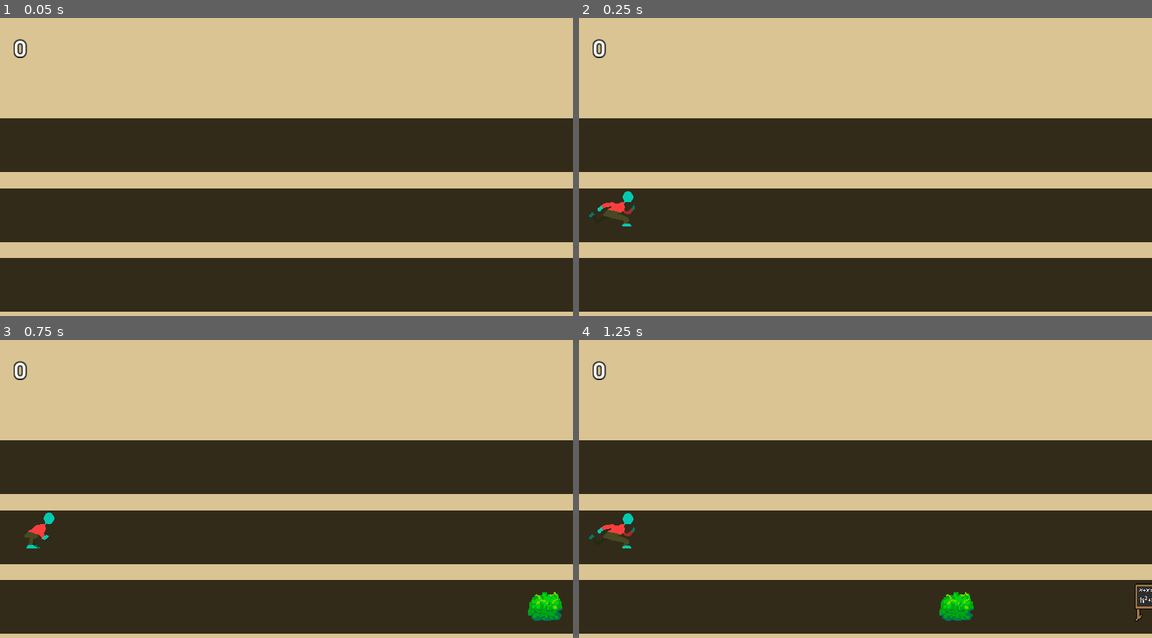
Above: before the commit, frames 1-4 (two rows, left to right).
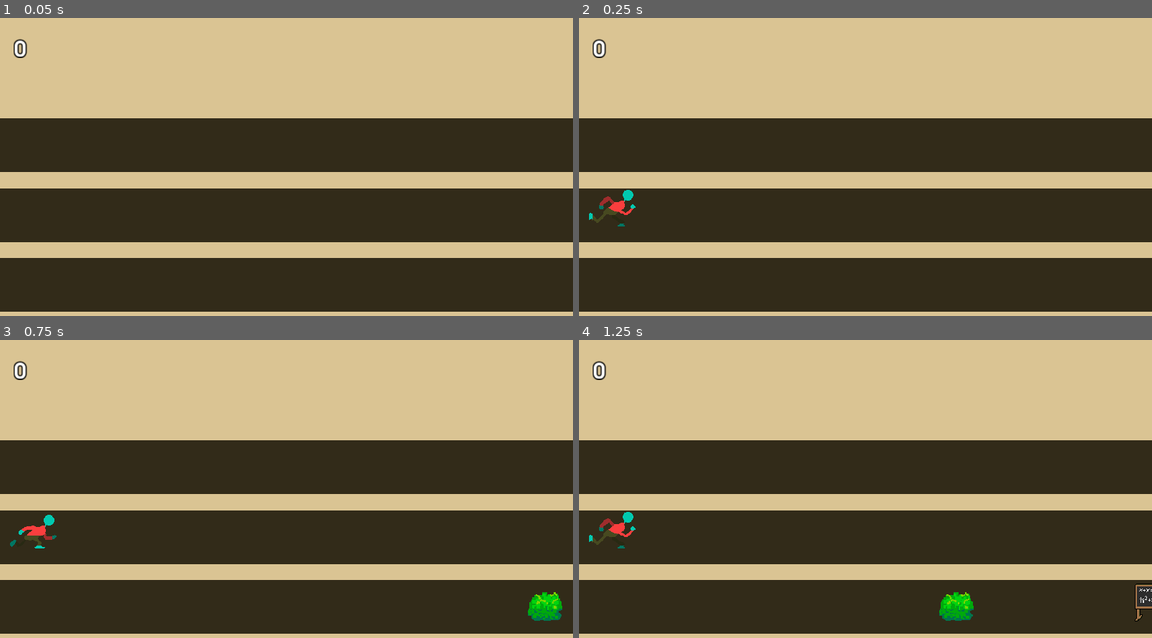
Above: after the commit, the same moments.

Repository: ayylol/ProjectTransitions
Game: Godot game, scene res://quiz_game/runner.tscn
The game is run twice, just before and just after one commit, with the same random seed, the same clock (stepped at 60 frames per second) and the same inputs. This scene is started directly instead of the project's main scene.
Inputs:
- Up to frame 1 (0.05 s): no input
- Up to frame 2 (0.25 s): no input
- Up to frame 3 (0.75 s): tap Enter (ui_accept) at 0.5 s; hold D (right) from 0.53 s (still down)
- Up to frame 4 (1.25 s): keep holding D (right); tap Enter (ui_accept) at 0.77 s

Frame 1 is identical in both runs. In frame 2, 0.3% of the frame differs, in the area x 1-10%, y 57-70%; in frame 3, 0.2%; in frame 4, 0.3%.

Commit message:
final little tiny change

Diff:
--- a/content/module0_content.json
+++ b/content/module0_content.json
@@ -935,7 +935,7 @@
 		"choices": [
 			{
 				"text": "{next}",
-				"label": "Worst Essay 3"
+				"label": "Worst Essay 4"
 			}
 		]
 	},
--- a/quiz_game/Lanes.gd
+++ b/quiz_game/Lanes.gd
@@ -21,11 +21,13 @@
 var _was_hit = false
 
 onready var label = $Label
+onready var label_box = $ColorRect
 onready var obstacle_timer = $ObstacleTimer
 onready var lanes = get_tree().get_nodes_in_group("Lane")
 
 func _on_Runner_show_question(question, answers):
 	label.show()
+	label_box.show()
 	label.bbcode_text = question
 	var i = 0
 	for lane in lanes:
@@ -47,6 +49,7 @@
 
 func _on_Runner_chose_answer(answer):
 	label.hide()
+	label_box.hide()
 	for lane in lanes:
 		lane.hide_text()
 
--- a/quiz_game/RunnerManager.gd
+++ b/quiz_game/RunnerManager.gd
@@ -23,8 +23,10 @@
 onready var end_game_timer = $Game/EndGameTimer
 onready var score_label = $Game/ScoreLabel
 
-onready var final_quiz_result = $"%QuizResult"
-onready var final_score_result = $"%Score"
+onready var final_quiz_result = $Camera/EndScreen/ColorRect/QuizResult
+onready var final_score_result = $Camera/EndScreen/ColorRect/Score
+#onready var final_quiz_result = $"%QuizResult"
+#onready var final_score_result = $"%Score"
 
 func _ready():
 	player_lane = int(lanes.size()/2)
--- a/quiz_game/runner.tscn
+++ b/quiz_game/runner.tscn
@@ -22,6 +22,18 @@
 resource_name = "Run"
 loop = true
 
+[sub_resource type="AtlasTexture" id=9]
+atlas = ExtResource( 7 )
+region = Rect2( 0, 192, 80, 64 )
+
+[sub_resource type="AtlasTexture" id=10]
+atlas = ExtResource( 7 )
+region = Rect2( 80, 192, 80, 64 )
+
+[sub_resource type="AtlasTexture" id=11]
+atlas = ExtResource( 7 )
+region = Rect2( 160, 192, 80, 64 )
+
 [sub_resource type="AtlasTexture" id=5]
 atlas = ExtResource( 7 )
 region = Rect2( 0, 128, 80, 64 )
@@ -37,18 +49,6 @@
 [sub_resource type="AtlasTexture" id=8]
 atlas = ExtResource( 7 )
 region = Rect2( 240, 128, 80, 64 )
-
-[sub_resource type="AtlasTexture" id=9]
-atlas = ExtResource( 7 )
-region = Rect2( 0, 192, 80, 64 )
-
-[sub_resource type="AtlasTexture" id=10]
-atlas = ExtResource( 7 )
-region = Rect2( 80, 192, 80, 64 )
-
-[sub_resource type="AtlasTexture" id=11]
-atlas = ExtResource( 7 )
-region = Rect2( 160, 192, 80, 64 )
 
 [sub_resource type="AtlasTexture" id=12]
 atlas = ExtResource( 7 )
@@ -64,14 +64,14 @@
 
 [sub_resource type="SpriteFrames" id=15]
 animations = [ {
+"frames": [ SubResource( 9 ), SubResource( 10 ), SubResource( 11 ) ],
+"loop": true,
+"name": "run2",
+"speed": 5.0
+}, {
 "frames": [ SubResource( 5 ), SubResource( 6 ), SubResource( 7 ), SubResource( 8 ) ],
 "loop": true,
 "name": "run1",
-"speed": 5.0
-}, {
-"frames": [ SubResource( 9 ), SubResource( 10 ), SubResource( 11 ) ],
-"loop": true,
-"name": "run2",
 "speed": 5.0
 }, {
 "frames": [ SubResource( 12 ), SubResource( 13 ), SubResource( 14 ) ],
@@ -88,11 +88,21 @@
 [node name="Lanes" type="Node2D" parent="Game"]
 script = ExtResource( 6 )
 
+[node name="ColorRect" type="ColorRect" parent="Game/Lanes"]
+visible = false
+margin_left = -157.0
+margin_top = -287.0
+margin_right = 500.0
+margin_bottom = -127.0
+color = Color( 0.196078, 0.168627, 0.0980392, 1 )
+
 [node name="Label" type="RichTextLabel" parent="Game/Lanes"]
+visible = false
 margin_left = -146.0
 margin_top = -283.0
 margin_right = 497.0
 margin_bottom = -128.0
+rect_clip_content = false
 custom_fonts/normal_font = ExtResource( 1 )
 scroll_active = false
 
@@ -134,7 +144,7 @@
 scale = Vector2( 1.1625, 1.14062 )
 frames = SubResource( 15 )
 animation = "run1"
-frame = 2
+frame = 1
 speed_scale = 2.4
 playing = true
 
@@ -177,7 +187,6 @@
 color = Color( 0.196078, 0.168627, 0.0980392, 1 )
 
 [node name="QuizResult" type="Label" parent="Camera/EndScreen/ColorRect"]
-unique_name_in_owner = true
 margin_left = 505.0
 margin_top = 96.0
 margin_right = 809.0
@@ -185,7 +194,6 @@
 custom_fonts/font = ExtResource( 8 )
 
 [node name="Score" type="Label" parent="Camera/EndScreen/ColorRect"]
-unique_name_in_owner = true
 anchor_right = 1.0
 anchor_bottom = 1.0
 margin_left = 106.0
